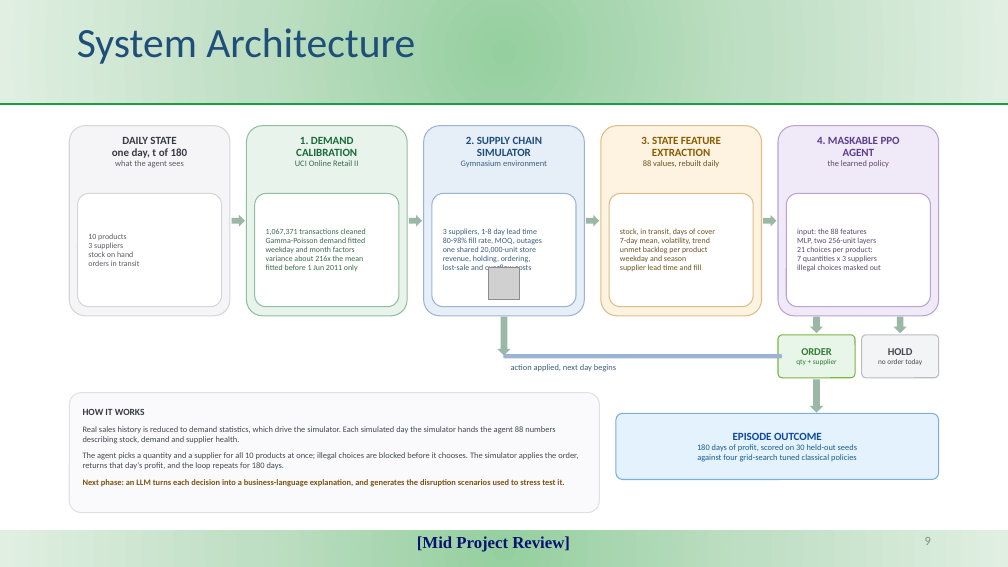
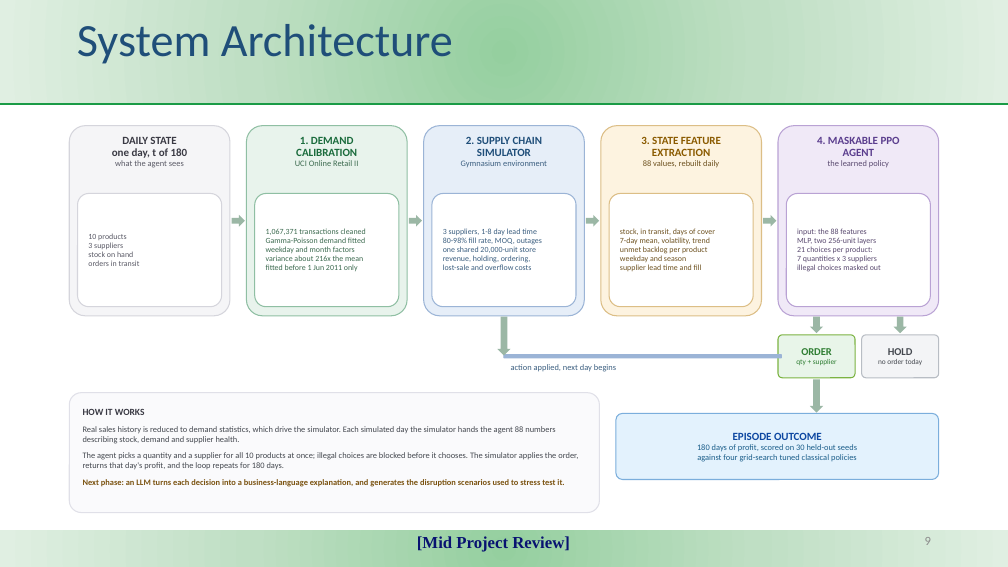
Before and after one commit to KJSK-Koushik/Supply-AI-RL-Explainable-supply-chain-Optimisation, a slide deck: slide 9 of reports/SupplyAI-RL_Mid_Project_Review.pptx. Drawn at 1008x567 pixels with LibreOffice and Linux fonts; fonts in the diff are those of the drawing; grey boxes stand for pictures; background and template pictures are left out. Boxes give left, top, right and bottom in pixels: in the first picture for what was removed or moved away, otherwise in the second. Text is boxed around its words. In the diff, an @@ line names an element or a change of style, - is before the commit and + after.

```diff
--- a/reports/SupplyAI-RL_Mid_Project_Review.pptx
+++ b/reports/SupplyAI-RL_Mid_Project_Review.pptx
@@ title "System Architecture" at bbox=[77, 24, 453, 64]: size 39.6 to 44 pt @@
@@ picture removed at bbox=[488, 268, 520, 299] @@
```
Also in this commit, not shown: 7 other slides changed, 1 slide removed, 5 other files.
